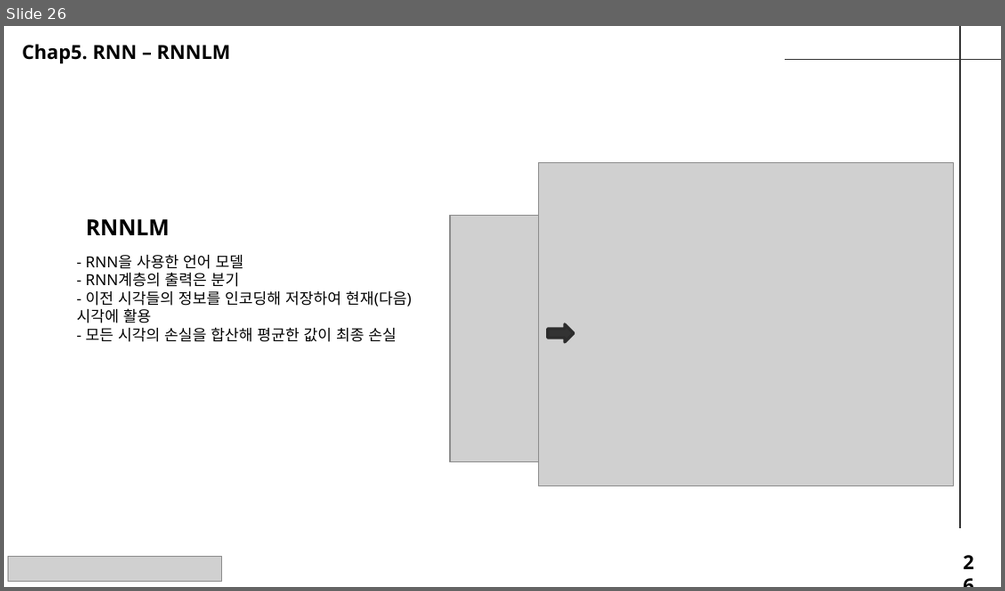
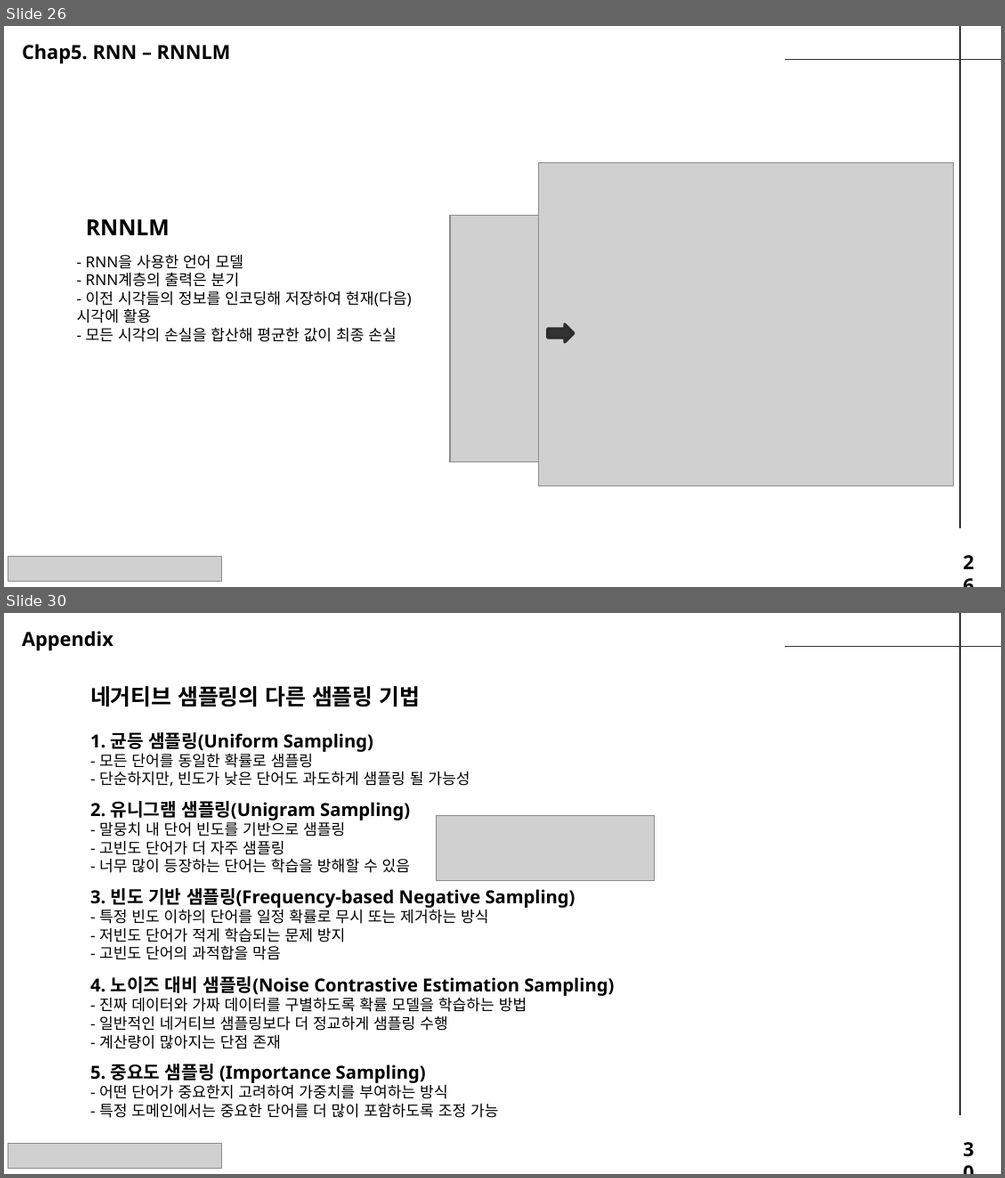
Before and after one commit to seungdeng/Deep-Learning-from-Scratch, a slide deck: study/발표자료/(이승건)250220_밑딥2_chap2-5.pptx. Shown one above the other, each under a label of ours: slide 26 before the commit, slides 26 and 30 after it; the slides between them are not shown. The pictures are 1005x591 and 1005x1178 pixels, drawn with LibreOffice and Linux fonts; fonts in the diff are those of the drawing; grey boxes stand for pictures. Boxes give left, top, right and bottom in pixels: in the first picture for what was removed or moved away, otherwise in the second. Text is boxed around its words. In the diff, an @@ line names an element or a change of style, - is before the commit and + after.

```diff
--- a/study/발표자료/(이승건)250220_밑딥2_chap2-5.pptx
+++ b/study/발표자료/(이승건)250220_밑딥2_chap2-5.pptx
@@ slide 30 added at (x1=4, y1=613, x2=1001, y2=1174), background #FFFFFF; not listed: 2 template elements that a slide beside it also shows @@
@@ text added at (x1=22, y1=631, x2=113, y2=651), 14 pt, text #000000, bold @@
+Appendix
@@ text added at (x1=90, y1=686, x2=421, y2=707), 16 pt, text #000000, bold @@
+네거티브 샘플링의 다른 샘플링 기법
@@ text added at (x1=90, y1=732, x2=469, y2=787), 11 pt, text #000000 @@
+1. 균등 샘플링(Uniform Sampling)
+- 모든 단어를 동일한 확률로 샘플링
+- 단순하지만, 빈도가 낮은 단어도 과도하게 샘플링 될 가능성
@@ text added at (x1=90, y1=801, x2=411, y2=873), 11 pt, text #000000 @@
+2. 유니그램 샘플링(Unigram Sampling)
+- 말뭉치 내 단어 빈도를 기반으로 샘플링
+- 고빈도 단어가 더 자주 샘플링
+- 너무 많이 등장하는 단어는 학습을 방해할 수 있음
@@ picture added at (x1=437, y1=815, x2=655, y2=881) @@
@@ text added at (x1=90, y1=888, x2=575, y2=960), 11 pt, text #000000 @@
+3. 빈도 기반 샘플링(Frequency-based Negative Sampling)
+- 특정 빈도 이하의 단어를 일정 확률로 무시 또는 제거하는 방식
+- 저빈도 단어가 적게 학습되는 문제 방지
+- 고빈도 단어의 과적합을 막음
@@ text added at (x1=90, y1=976, x2=614, y2=1049), 11 pt, text #000000 @@
+4. 노이즈 대비 샘플링(Noise Contrastive Estimation Sampling)
+- 진짜 데이터와 가짜 데이터를 구별하도록 확률 모델을 학습하는 방법
+- 일반적인 네거티브 샘플링보다 더 정교하게 샘플링 수행
+- 계산량이 많아지는 단점 존재
@@ text added at (x1=90, y1=1063, x2=499, y2=1118), 11 pt, text #000000 @@
+5. 중요도 샘플링 (Importance Sampling)
+- 어떤 단어가 중요한지 고려하여 가중치를 부여하는 방식
+- 특정 도메인에서는 중요한 단어를 더 많이 포함하도록 조정 가능
@@ picture added at (x1=8, y1=1143, x2=221, y2=1168) @@
@@ text added at (x1=953, y1=1133, x2=995, y2=1167), 14 pt, text #000000, bold @@
+30
```
Also in this commit, not shown: 6 slides changed, 1 other slide added.
